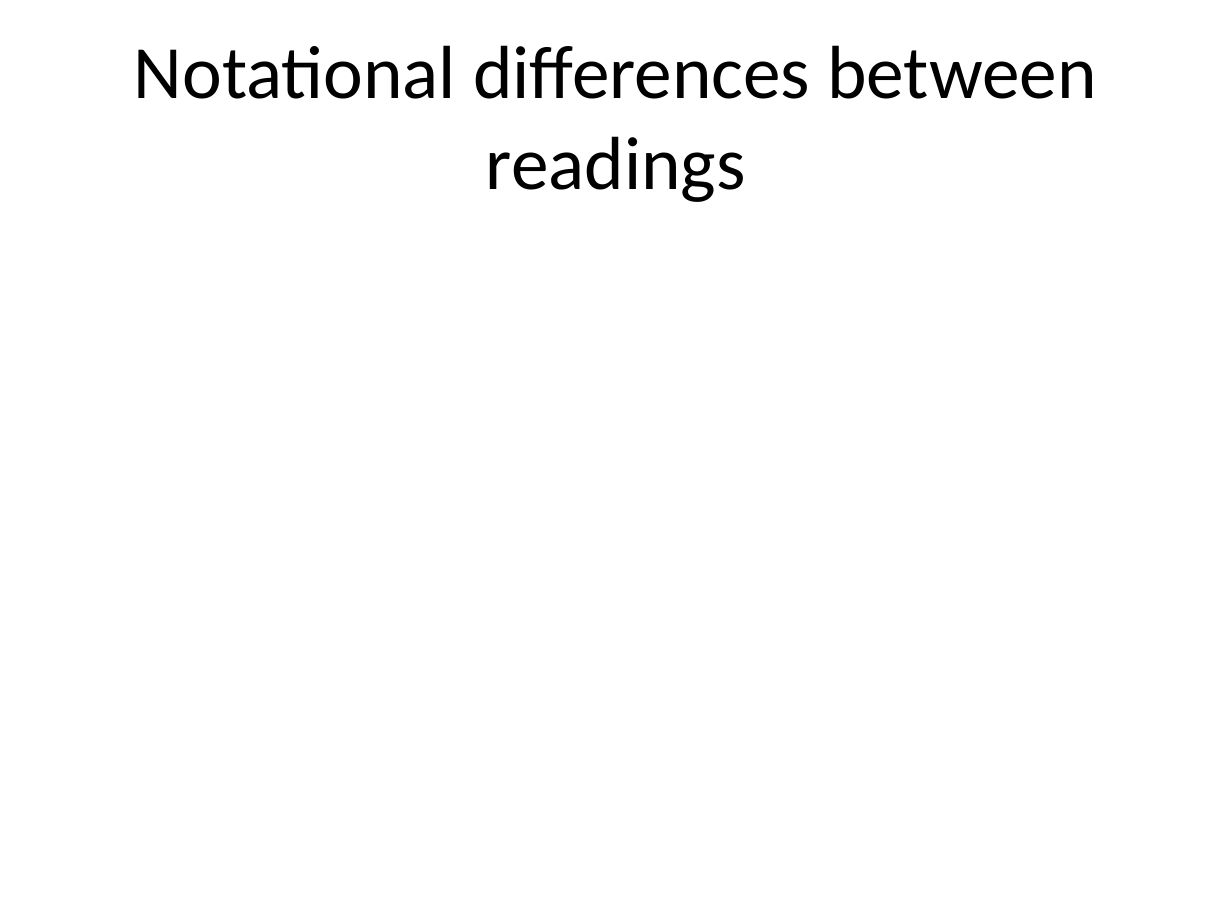
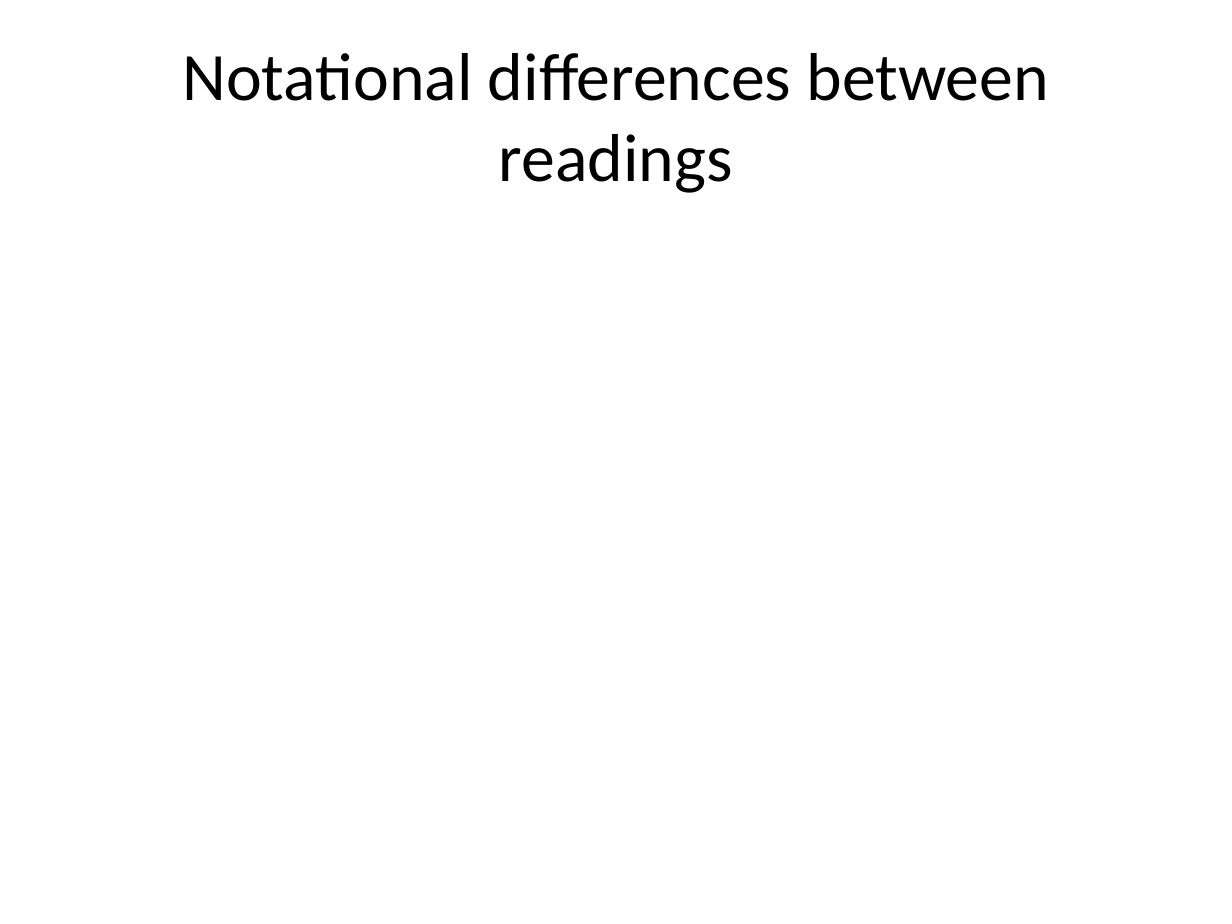
Before and after one commit to LIS561/syllabi, a slide deck: slide 12 of presentations/Logic1c.pptx. Drawn at 1232x924 pixels with LibreOffice and Linux fonts; fonts in the diff are those of the drawing; grey boxes stand for pictures. Boxes give left, top, right and bottom in pixels: in the first picture for what was removed or moved away, otherwise in the second. Text is boxed around its words. In the diff, an @@ line names an element or a change of style, - is before the commit and + after.

```diff
--- a/presentations/Logic1c.pptx
+++ b/presentations/Logic1c.pptx
@@ title "Notational differences between readings" at [182, 53, 1049, 193]: size 44 to 39.6 pt @@
```
Also in this commit, not shown: 3 other slides changed, 1 other file.
